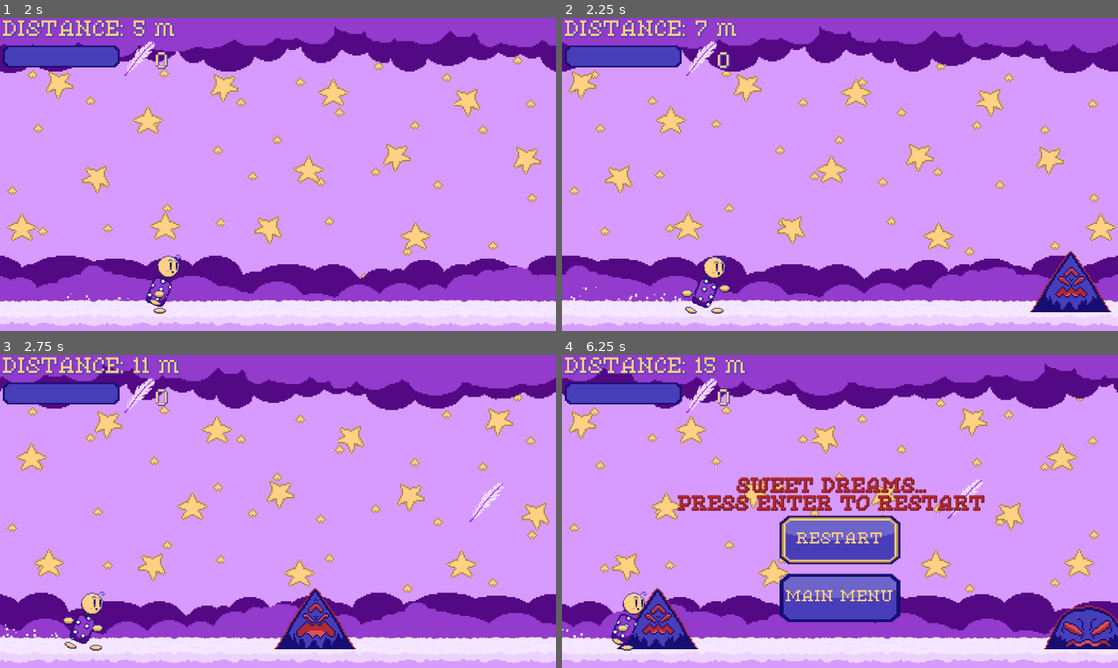
Above: before the commit, frames 1-4 (two rows, left to right).
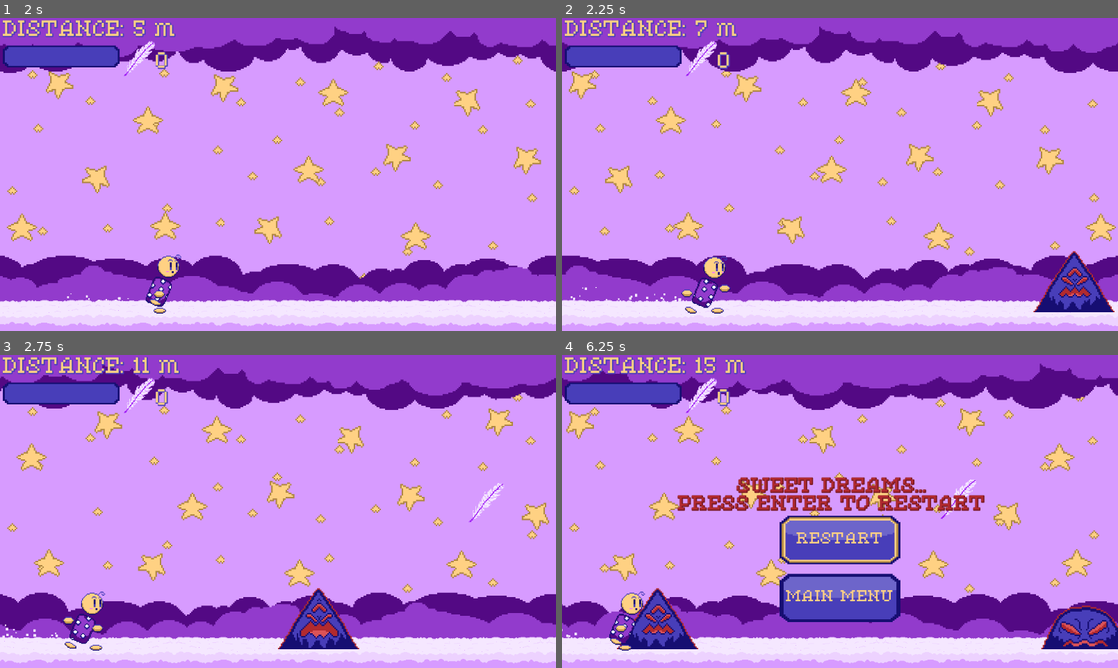
Above: after the commit, the same moments.

Repository: jacio-m/DreamRunner
Game: Godot game, scene res://HUD/main_menu.tscn
Same seed, same stepped clock (60 frames per second), same inputs: the game is played once before the commit and once after it. Sound files missing from this copy of the repository are replaced by a short silence.
Inputs:
- Up to frame 1 (2 s): tap Enter (ui_accept) at 0.5, 0.6, 0.77, 1.07, 1.25, 1.35, 1.52, 1.82 s; hold Right (ui_right) from 0.53 s (still down)
- Up to frame 2 (2.25 s): release Right (ui_right) at 2.03 s; hold Left (ui_left) from 2.03 s (still down); tap Enter (ui_accept) at 2.1 s
- Up to frame 3 (2.75 s): keep holding Left (ui_left)
- Up to frame 4 (6.25 s): release Left (ui_left) at 2.78 s; hold Right (ui_right) 2.78-4.28 s; tap Enter (ui_accept) at 2.85, 3.02, 3.32, 3.5, 3.6, 3.77, 4.07, 4.35, 4.52, 4.82, 5.1, 5.85, 6.02 s; hold Left (ui_left) 4.28-5.03 s; hold Right (ui_right) 5.03-5.78 s; hold Left (ui_left) from 5.78 s (still down)

Frame 1 is identical in both runs. In frame 2, 0.9% of the frame differs, in the area x 84-100%, y 74-94%; in frame 3, 1.0%; in frame 4, 5.6%, in the area x 0-100%, y 2-99%.

Commit message:
Balanced Shadow Frog + Fixed Flying/Ground Obstacle Spawn + Added Player Down Movement
Adjusted Shadow Frog behavior to make it fairer to dodge. Fixed the flying obstacle spawn timer so it only starts when the player begins the game. Improved ground obstacle randomness. Added a down movement for the player to quickly drop and dodge fast-moving Shadow Birdos.

Diff:
--- a/Enemies/shadow_birdo.tscn
+++ b/Enemies/shadow_birdo.tscn
@@ -25,7 +25,7 @@
 scale = Vector2(2, 1.5)
 sprite_frames = SubResource("SpriteFrames_4tqdm")
 animation = &"Enemy Idle"
-frame_progress = 0.862561
+frame_progress = 0.481423
 
 [node name="CollisionPolygon2D" type="CollisionPolygon2D" parent="."]
 position = Vector2(1, -2)
--- a/Enemies/shadow_frog.gd
+++ b/Enemies/shadow_frog.gd
@@ -7,11 +7,11 @@
 func _ready():
 	start_position = position
 	$AnimatedSprite2D.play("Enemy Idle")
-	var jump_delay = randf_range(1.0,4.0)
+	var jump_delay = randf_range(1.5,4.0)
 	add_to_group("shadow_frog")
 
 	var sound_timer = Timer.new()
-	sound_timer.wait_time = max(jump_delay - 0.7, 0.1)
+	sound_timer.wait_time = jump_delay - 0.8
 	sound_timer.one_shot = true
 	sound_timer.timeout.connect(func():
 		if $VisibleOnScreenNotifier2D.is_on_screen():
@@ -28,5 +28,5 @@
 
 func jump():
 	var jumping = create_tween()
-	jumping.tween_property(self, "position:y", position.y + JUMP_HEIGHT, DURATION)
-	jumping.tween_property(self, "position:y", start_position.y, DURATION)
+	jumping.tween_property(self, "position:y", position.y + JUMP_HEIGHT, 0.2)
+	jumping.tween_property(self, "position:y", start_position.y, 0.1)
--- a/Levels/Scripts/level.gd
+++ b/Levels/Scripts/level.gd
@@ -42,6 +42,7 @@
 var lollipop_effect : bool
 var jawbreaker_effect : bool
 var chocolatebar_effect : bool
+var flying_spawn_timer: Timer
 
 func _ready():
 	item_effects = {
@@ -90,15 +91,13 @@
 			add_child(timer)
 			timer.start()}
 
-	var flying_spawn_timer := Timer.new()
+	flying_spawn_timer = Timer.new()
 	flying_spawn_timer.one_shot = true
 	add_child(flying_spawn_timer)
 	flying_spawn_timer.timeout.connect(func():
 		generate_flying_obs()
 		flying_spawn_timer.wait_time = randf_range(4.0, 8.0)
 		flying_spawn_timer.start())
-	flying_spawn_timer.wait_time = randf_range(4.0, 8.0)
-	flying_spawn_timer.start()
 
 	MusicManager.play_music("res://Sounds/Takashi Lee - Dream sweet-(main cutted).ogg")
 	screen_size = get_viewport().get_visible_rect().size
@@ -191,6 +190,8 @@
 			game_running = true
 			$Player.input_enabled = true
 			$HUD.get_node("StartLabel").visible = false
+			flying_spawn_timer.wait_time = randf_range(4.0, 8.0)
+			flying_spawn_timer.start()
 
 #=
 func generate_obs():
@@ -204,7 +205,7 @@
 		var obs = obstacle_type.instantiate()
 		var obs_height = obs.get_node("AnimatedSprite2D").sprite_frames.get_frame_texture("Enemy Idle", 0).get_size().y
 		var obs_scale = obs.get_node("AnimatedSprite2D").scale
-		var obs_x : int = $Camera2D.position.x + screen_size.x + 100
+		var obs_x : int = $Camera2D.position.x + screen_size.x + randi_range(50, 300)
 		var obs_y : int = screen_size.y - ground_height - (obs_height * obs_scale.y / 2) + 25
 		last_obs = obs
 		add_obs(obs, obs_x, obs_y)
@@ -236,13 +237,11 @@
 
 func add_item(item, x, y):
 	item.position = Vector2i(x, y)
-
 	item.body_entered.connect(func(body):
 		if body.name == "Player":
 			remove_item(item)
 			if item_effects.has(item.scene_file_path):
 				await item_effects[item.scene_file_path].call(item))
-
 	add_child(item)
 	items.append(item)
 
--- a/Player/player.gd
+++ b/Player/player.gd
@@ -18,6 +18,8 @@
 
 	if jump_pressed and velocity.y < 0:
 		velocity.y += GRAVITY_WHILE_HOLD * delta
+	elif not is_on_floor() and Input.is_action_pressed("ui_down"):
+		velocity.y += GRAVITY * 2 * delta
 	else:
 		velocity.y += GRAVITY * delta
 
